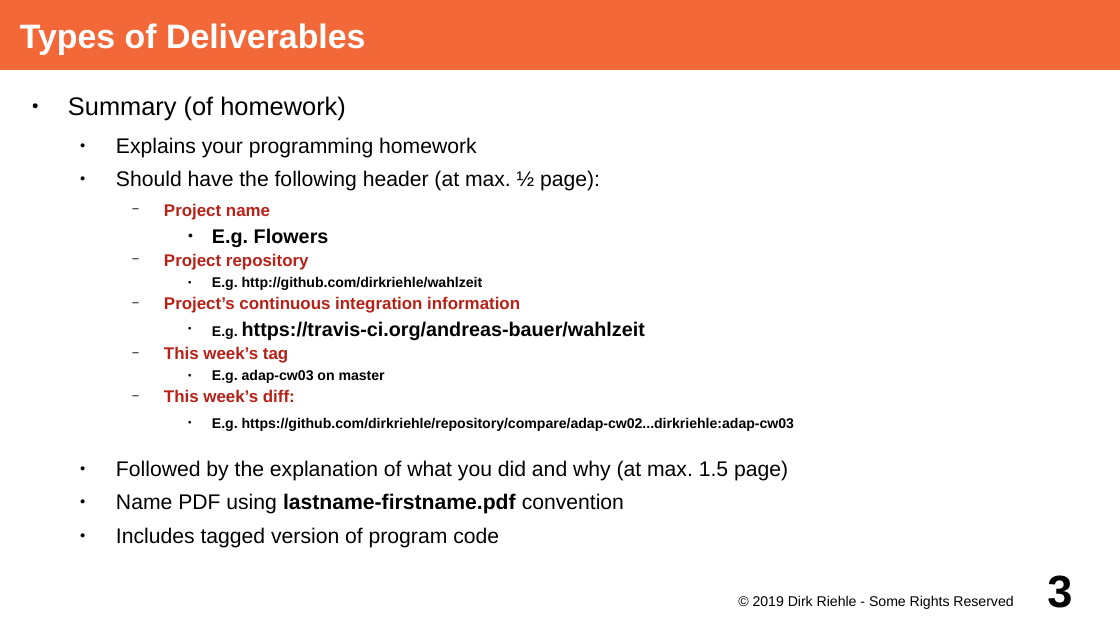
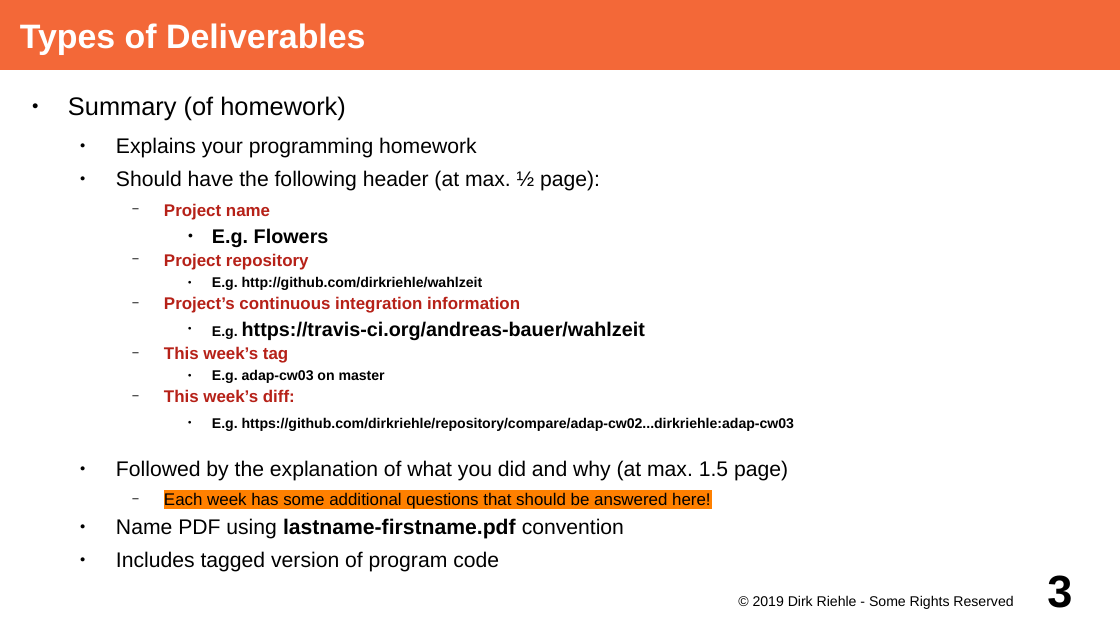
Before and after one commit to dirkriehle/adap-course, a slide deck: slide 3 of Lecture Slides/ADAP A02 - Course Schedule.odp. Drawn at 1120x630 pixels with LibreOffice and Linux fonts; fonts in the diff are those of the drawing. Boxes give left, top, right and bottom in pixels: in the first picture for what was removed or moved away, otherwise in the second. Text is boxed around its words. In the diff, an @@ line names an element or a change of style, - is before the commit and + after.

Commit message:
Add questions to remaining weeks

```diff
--- a/Lecture Slides/ADAP A02 - Course Schedule.odp
+++ b/Lecture Slides/ADAP A02 - Course Schedule.odp
@@ text at bbox=[164, 492, 711, 509]: paragraph added @@
+    − Each week has some additional questions that should be answered here!
```
Also in this commit, not shown: 8 other slides changed.
